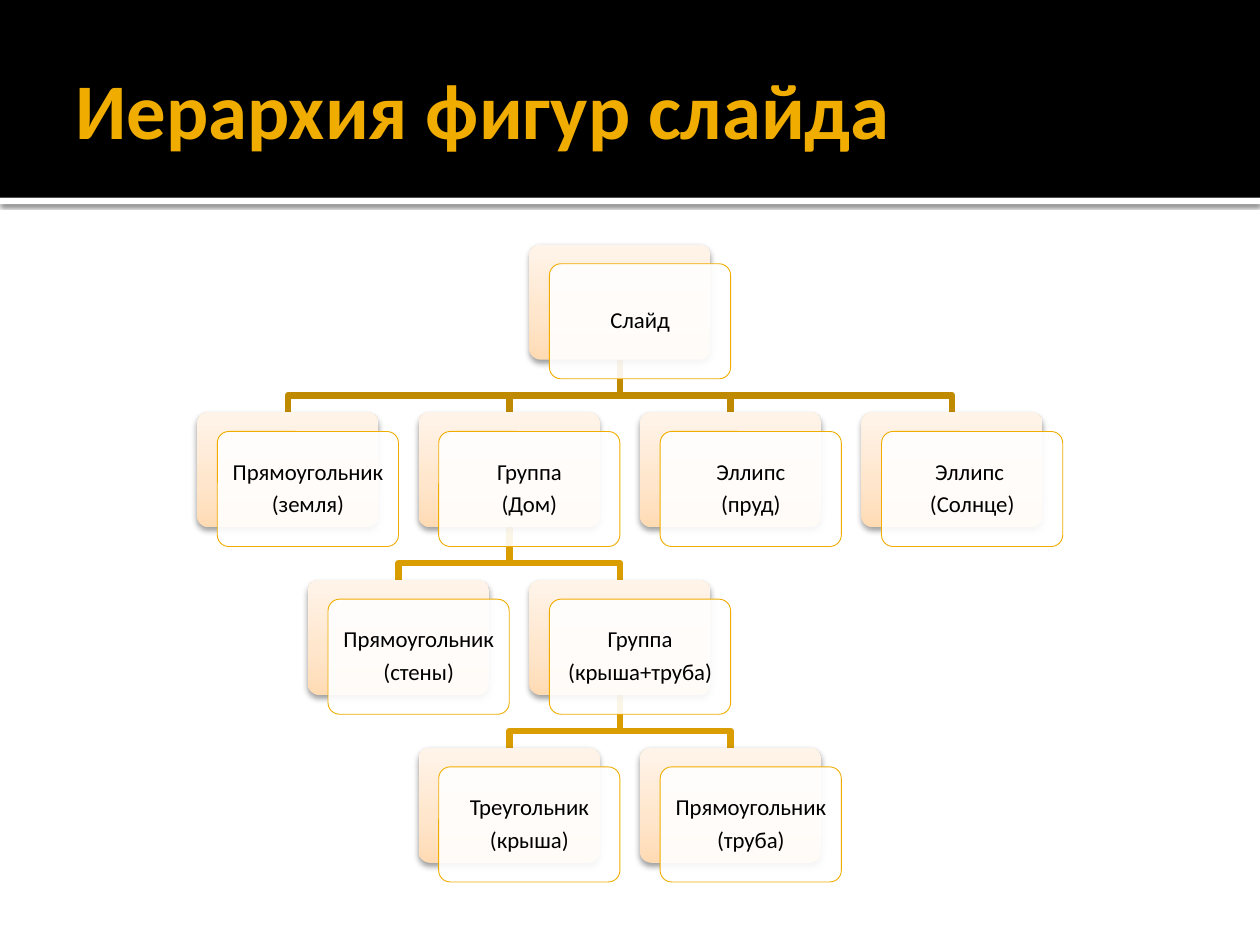
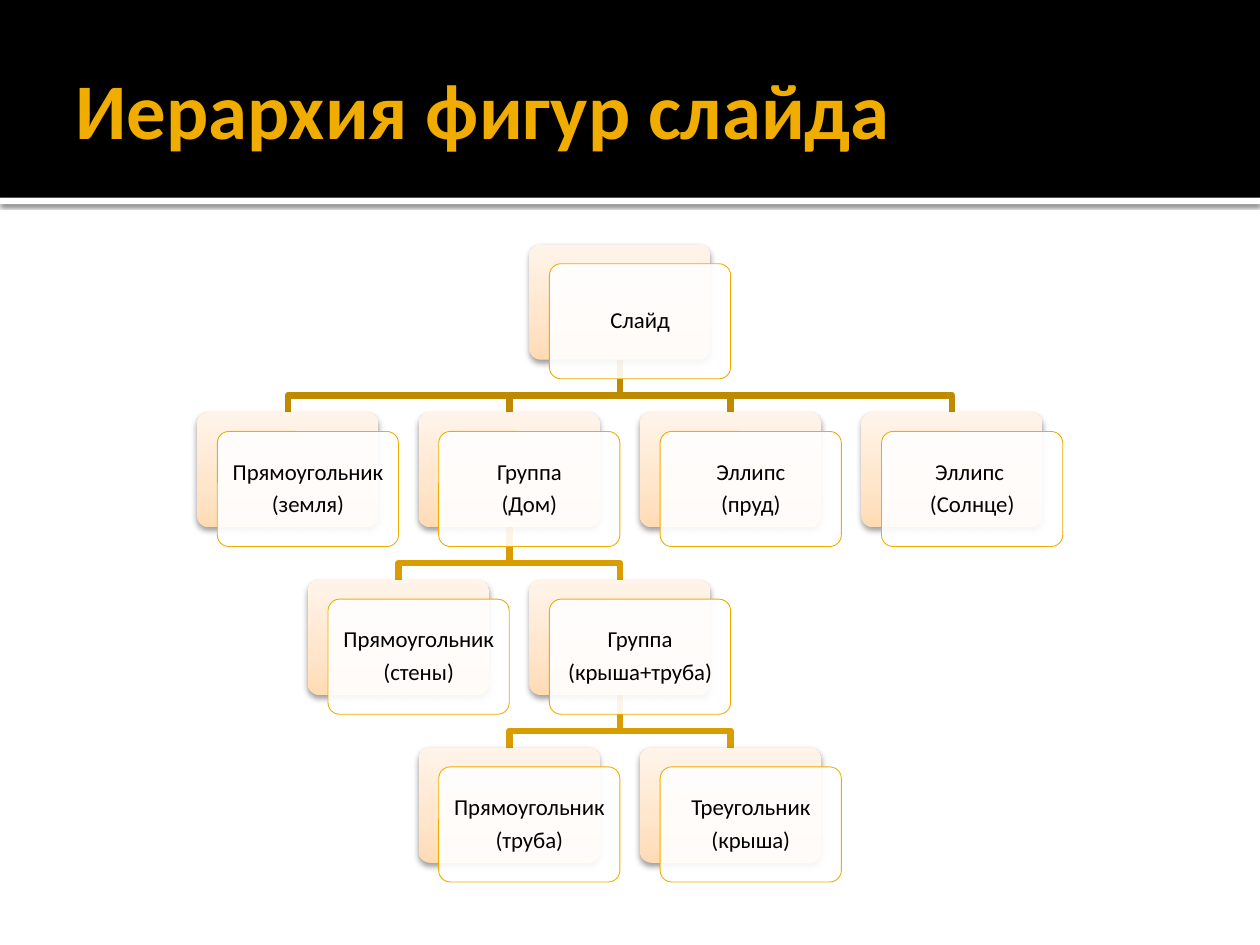
Before and after one commit to alexey-malov/ood, a slide deck: slide 13 of lectures/10.composite/composite.pptx. Drawn at 1260x945 pixels with LibreOffice and Linux fonts; fonts in the diff are those of the drawing. Boxes give left, top, right and bottom in pixels: in the first picture for what was removed or moved away, otherwise in the second. Text is boxed around its words. In the diff, an @@ line names an element or a change of style, - is before the commit and + after.

```diff
--- a/lectures/10.composite/composite.pptx
+++ b/lectures/10.composite/composite.pptx
@@ text "Прямоугольник": place and size @@
-text "Прямоугольник" at bbox=[676, 800, 827, 852]
+text "Прямоугольник" at bbox=[454, 800, 605, 852]
@@ text "Треугольник": place and size @@
-text "Треугольник" at bbox=[470, 800, 589, 852]
+text "Треугольник" at bbox=[691, 800, 810, 852]
```
Also in this commit, not shown: 1 slide added, 4 other files.
